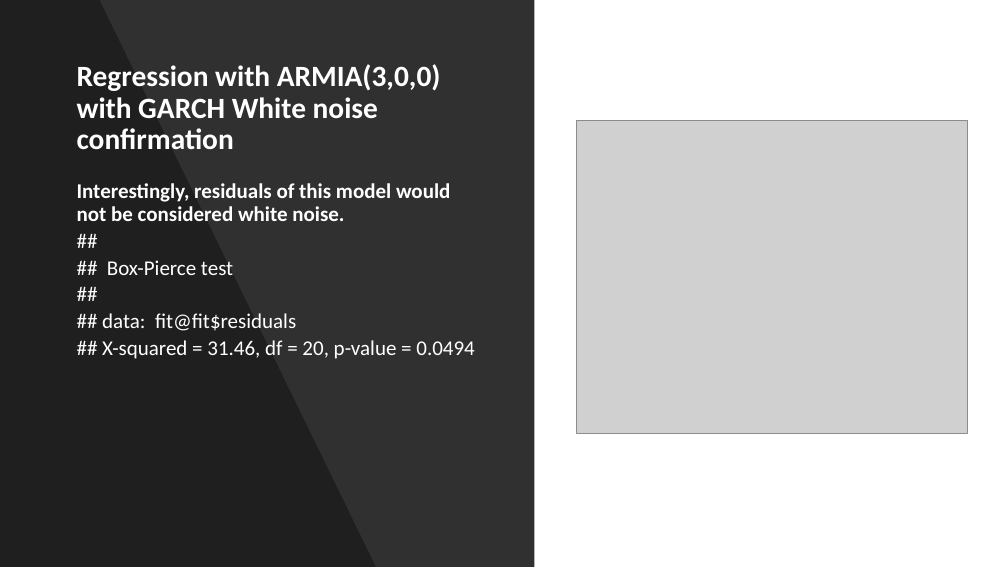
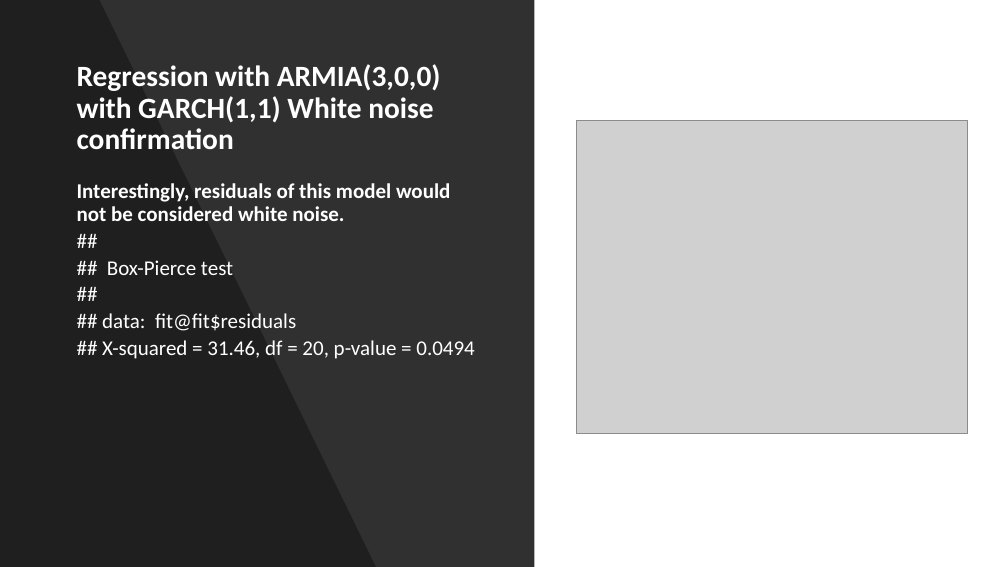
Before and after one commit to npthomas208/DS809-time-series, a slide deck: slide 80 of DS809ProjectPresentation v2.pptm (slide 87 before the commit). Drawn at 1008x567 pixels with LibreOffice and Linux fonts; fonts in the diff are those of the drawing; grey boxes stand for pictures. Boxes give left, top, right and bottom in pixels: in the first picture for what was removed or moved away, otherwise in the second. Text is boxed around its words. In the diff, an @@ line names an element or a change of style, - is before the commit and + after.

```diff
--- a/DS809ProjectPresentation v2.pptm
+++ b/DS809ProjectPresentation v2.pptm
@@ title at [77, 64, 441, 149]: text changed @@
-Regression with ARMIA(3,0,0) with GARCH White noise confirmation
+Regression with ARMIA(3,0,0) with GARCH(1,1) White noise confirmation
```
Also in this commit, not shown: 40 other slides changed, 2 slides added, 8 slides removed, 8 other files.
